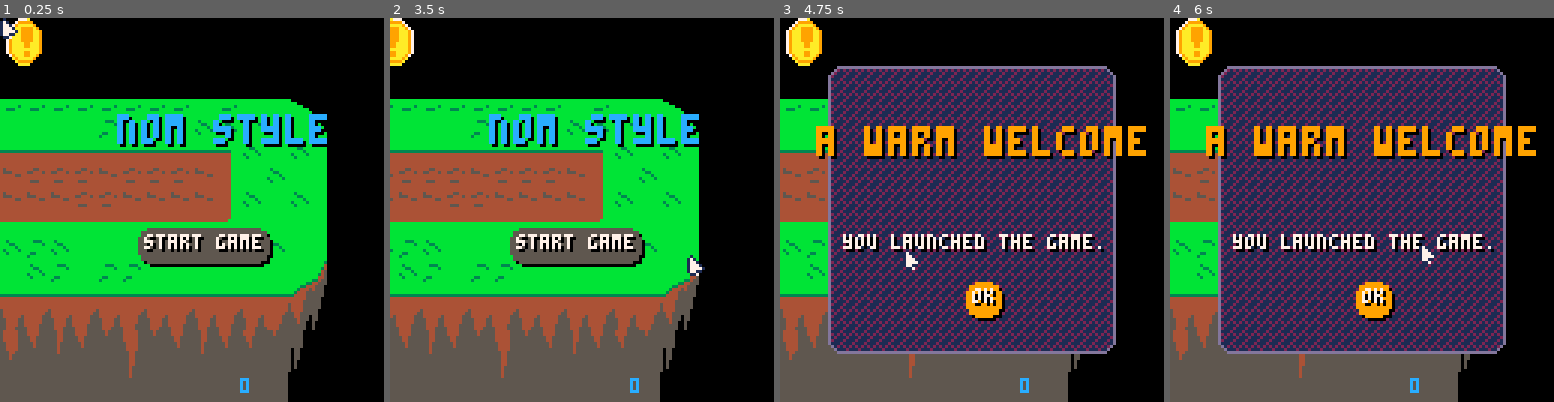
Above: before the commit, frames 1-4 (left to right).
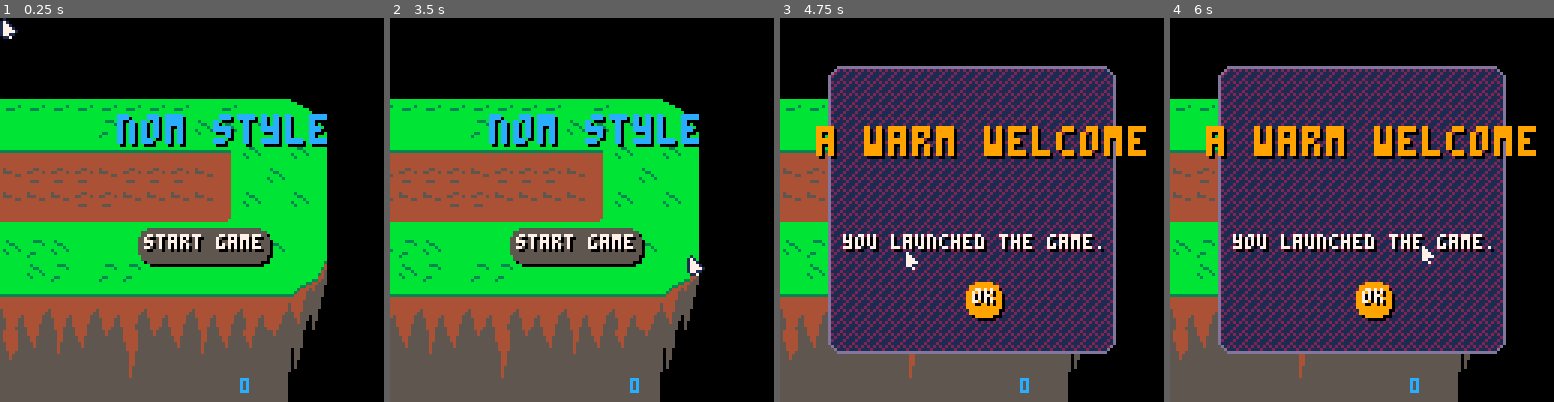
Above: after the commit, the same moments.

Repository: Mastoast/LDJam58
Game: PICO-8 cartridge ldjam58.p8
Same seed, same stepped clock (60 frames per second), same inputs: the game is played once before the commit and once after it.
Inputs (mouse positions are in pixels of both pictures, inside the frame that each line leads up to):
- Up to frame 1 (0.25 s): no input
- Up to frame 2 (3.5 s): tap X (X key) at 0.33, 1.07, 1.85, 2.97 s; click (670, 121) at 0.67 s; tap O (Z key) at 0.7, 1.7, 2.1, 2.5, 2.9, 3.3 s; click (436, 267) at 1.22 s; click (497, 114) at 1.77 s; click (562, 259) at 2.32 s; click (624, 106) at 2.87 s; click (685, 256) at 3.42 s
- Up to frame 3 (4.75 s): tap O (Z key) at 3.7, 4.1, 4.5 s; click (841, 102) at 3.97 s; tap X (X key) at 4.08 s; click (902, 248) at 4.52 s
- Up to frame 4 (6 s): tap O (Z key) at 4.9, 5.3, 5.7 s; click (1354, 94) at 5.07 s; tap X (X key) at 5.2 s; click (1419, 244) at 5.62 s

The runs differ from the first frame. In frame 1, 0.9% of the frame differs, in the area x 1-11%, y 0-13%; in frame 2, 0.7%; in frame 3, 0.9%; in frame 4, 0.9%.

Commit message:
Add option settings

Diff:
--- a/main.lua
+++ b/main.lua
@@ -16,13 +16,14 @@
     particles = {}
     incoming_popups = {}
     badge_count = 0
+    sfx_on = true
+    music_on = true
+    --
     mode = "normal"
-    checkbox_modes = {}
-
     mode_list = {
-    normal = {tile = 16},
-    lumberjack = {tile = 48},
-    boot = {tile = 32}
+        normal = {tile = 16},
+        lumberjack = {tile = 48},
+        boot = {tile = 32}
     }
 
     --
@@ -35,15 +36,14 @@
     -- load save
     for index = 1, #all_achievements do
         if dget(index) == 1 then
-            -- all_achievements[index].unlocked = true
-            -- badge_count += 1
+            all_achievements[index].unlocked = true
+            badge_count += 1
         end
     end
     menuitem(1, "restart progress", function() restart_progress() end)
     --
     init_all_menus()
     mouse = create(cursor, -500, -500)
-    test = create(asprite, cam.x, cam.y)
     printh("NEW RUN ===================")
 end
 
--- a/menu.lua
+++ b/menu.lua
@@ -82,7 +82,7 @@
 function init_options_menu()
     local x, y = options_menu.x + 0, options_menu.y + 0
     local sound = create(text, x + 64, y + 32)
-    sound.text = "sound"
+    sound.text = "audio"
     sound.is_centered = true
     sound:init()
     sound.on_click = move_to_sound_menu
@@ -112,12 +112,12 @@
 
 function init_sound_menu()
     local x, y = options_sound_menu.x + 0, options_sound_menu.y + 0
-    local general_sound = create(text, x + 64, y + 32)
-    general_sound.text = "general sound"
-    general_sound.is_centered = true
-    general_sound:init()
-    general_sound.selectable = false
-    local general_sound_checkbox = create(checkbox, general_sound.x  - 40, general_sound.y-1)
+    -- local general_sound = create(text, x + 64, y + 32)
+    -- general_sound.text = "general sound"
+    -- general_sound.is_centered = true
+    -- general_sound:init()
+    -- general_sound.selectable = false
+    -- local general_sound_checkbox = create(checkbox, general_sound.x  - 40, general_sound.y-1)
 
     --general_sound.on_click =
     local music = create(text, x + 64, y + 42)
@@ -126,18 +126,27 @@
     music:init()
     music.selectable = false
 
-    local music_checkbox = create(checkbox, music.x  - 40, music.y-1)
-
-    --music.on_click =
+    local music_cb = create(checkbox, music.x  - 40, music.y-1)
+    music_cb.checked = true
+    music_cb.on_click = function(self)
+        checkbox.on_click(self)
+        music_on = self.checked
+    end
+
     local sound_effects = create(text, x + 64, y + 52)
-    sound_effects.text = "effects"
+    sound_effects.text = "sound effects"
     sound_effects.is_centered = true
     sound_effects:init()
     sound_effects.selectable = false
-    local sound_effects = create(checkbox, sound_effects.x  - 40, sound_effects.y-1)
-
-    -- sound_effects.on_click =
-    --
+
+    local sound_effects_cb = create(checkbox, sound_effects.x  - 40, sound_effects.y-1)
+    sound_effects_cb.checked = true
+    sound_effects_cb.on_click = function(self)
+        printh(self.checked)
+        checkbox.on_click(self)
+        sfx_on = self.checked
+    end
+
     local bckbtn = create(text, x, y)
     bckbtn.hit_w = 128
     bckbtn.hit_h = 128
@@ -159,6 +168,10 @@
     hour.selectable = false
     --hour.on_click =
     --
+    local bckbtn = create(text, x, y)
+    bckbtn.hit_w = 128
+    bckbtn.hit_h = 128
+    bckbtn.on_right_click = move_to_option_menu
 end
 
 function init_modes_menu()
@@ -192,6 +205,10 @@
     boot_checkbox.mode = "boot"
    -- boot.on_click =
     --
+    local bckbtn = create(text, x, y)
+    bckbtn.hit_w = 128
+    bckbtn.hit_h = 128
+    bckbtn.on_right_click = move_to_option_menu
 end
 
 -- stuff
@@ -214,30 +231,37 @@
 end
 
 function move_to_option_menu(self)
+    psfx("transi1")
     tcam.x, tcam.y = options_menu.x, options_menu.y
 end
 
 function move_to_sound_menu(self)
+    psfx("transi1")
     tcam.x, tcam.y = options_sound_menu.x, options_sound_menu.y
 end
 
 function move_to_time_menu(self)
+    psfx("transi1")
     tcam.x, tcam.y = options_time_menu.x, options_time_menu.y
 end
 
 function move_to_accessibility_menu(self)
+    psfx("transi1")
     tcam.x, tcam.y = options_accessibility_menu.x, options_accessibility_menu.y
 end
 
 function move_to_modes_menu(self)
+    psfx("transi1")
     tcam.x, tcam.y = options_modes_menu.x, options_modes_menu.y
 end
 
 function move_to_credits(self)
+    psfx("transi1")
     tcam.x, tcam.y = credits_screen.x, credits_screen.y
 end
 
 function move_to_splash_screen(self)
+    psfx("transi1")
     tcam.x, tcam.y = splash_screen.x, splash_screen.y
 end
 
@@ -257,7 +281,7 @@
 
 function start_game(self)
     psfx("error1")
-    spawn_particles(5, 3, self.x, self.y, 2)
+    spawn_particles(5, 3, cam.x + stat(32), cam.y + stat(33), 2)
     shake = 3
     unlock_badge("start1")
 end
--- a/objects.lua
+++ b/objects.lua
@@ -102,8 +102,9 @@
 
 function cursor.draw(self)
     spr(mode_list[mode].tile, cam.x + stat(32), cam.y + stat(33))
-
-end
+end
+
+
 
 -- achievement badge
 badge = new_type(0)
--- a/sounds.lua
+++ b/sounds.lua
@@ -10,6 +10,7 @@
 }
 
 function psfx(code)
+    if not sfx_on then return end
     local fx = sfxs[code]
     if not fx then printh("NO SFX: "..code) return end
     sfx(fx.n, -1, fx.offset, fx.length)
@@ -24,6 +25,7 @@
 }
 
 function pmusic(code)
+    if not music_on then return end
     local msc = musics[code]
     if not msc then printh("NO MUSIC: "..code) return end
     music(msc, 0, 15)
